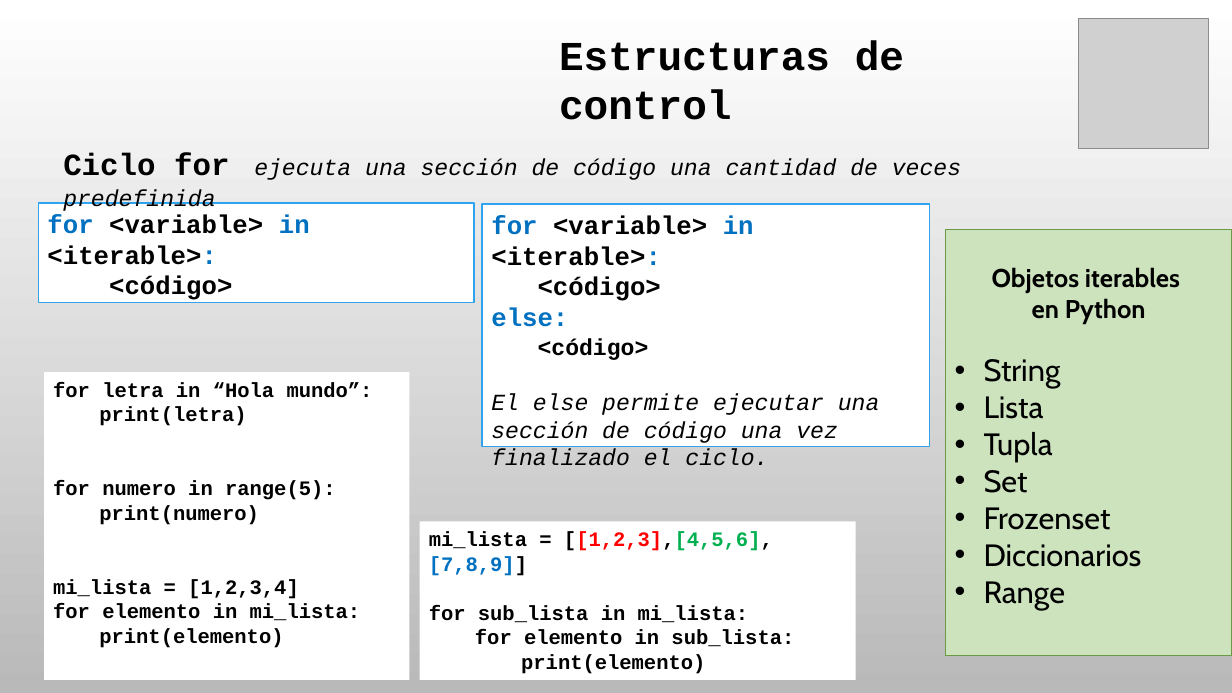
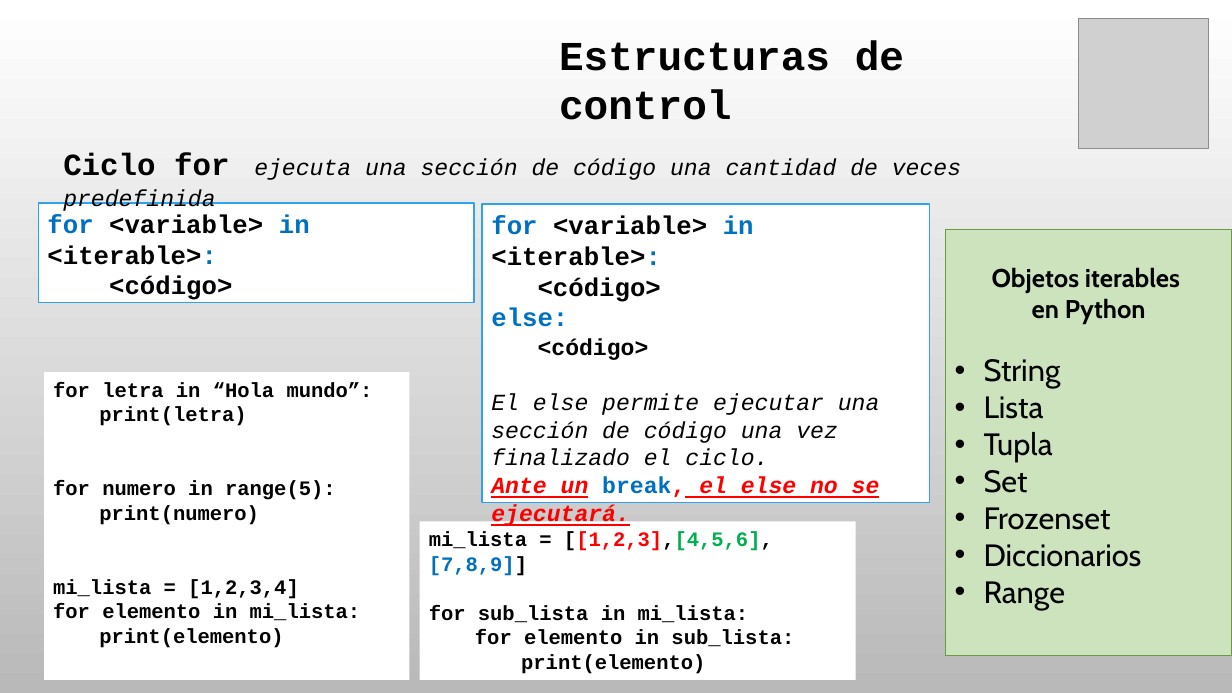
Before and after one commit to jorgeporto80/curso-python, a slide deck: slide 13 of Clases/doc/Gota.pptx. Drawn at 1232x693 pixels with LibreOffice and Linux fonts; fonts in the diff are those of the drawing; grey boxes stand for pictures; background and template pictures are left out. Boxes give left, top, right and bottom in pixels: in the first picture for what was removed or moved away, otherwise in the second. Text is boxed around its words. In the diff, an @@ line names an element or a change of style, - is before the commit and + after.

```diff
--- a/Clases/doc/Gota.pptx
+++ b/Clases/doc/Gota.pptx
@@ rectangle "for <variable> in <iterable>:": place and size @@
-rectangle "for <variable> in <iterable>:" at bbox=[482, 204, 930, 447]
+rectangle "for <variable> in <iterable>:" at bbox=[482, 204, 930, 503]
@@ text in rectangle at bbox=[491, 476, 880, 498]: paragraph added @@
+Ante un break, el else no se ejecutará.
```
Also in this commit, not shown: 1 other slide changed, 1 other file.
